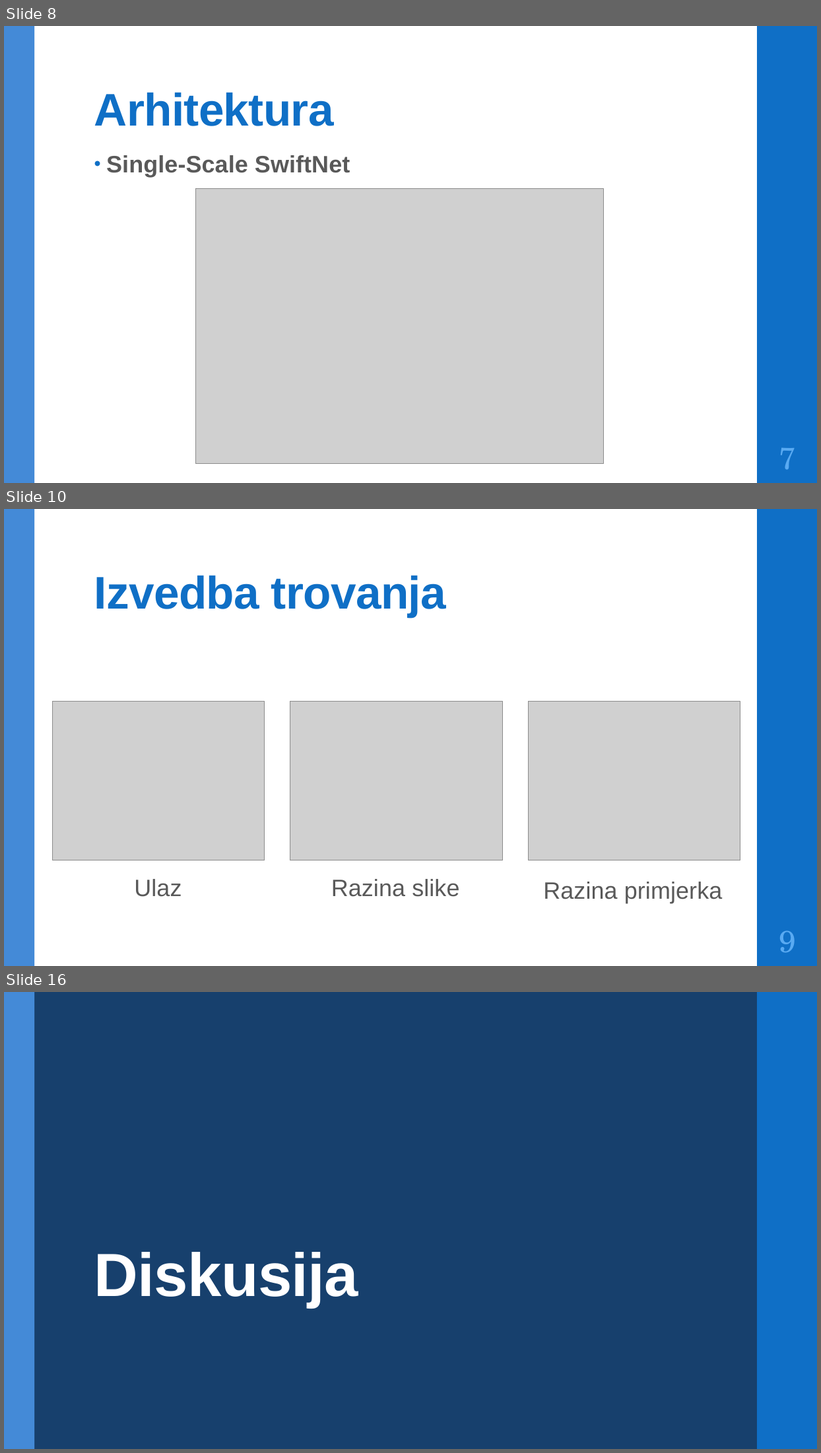
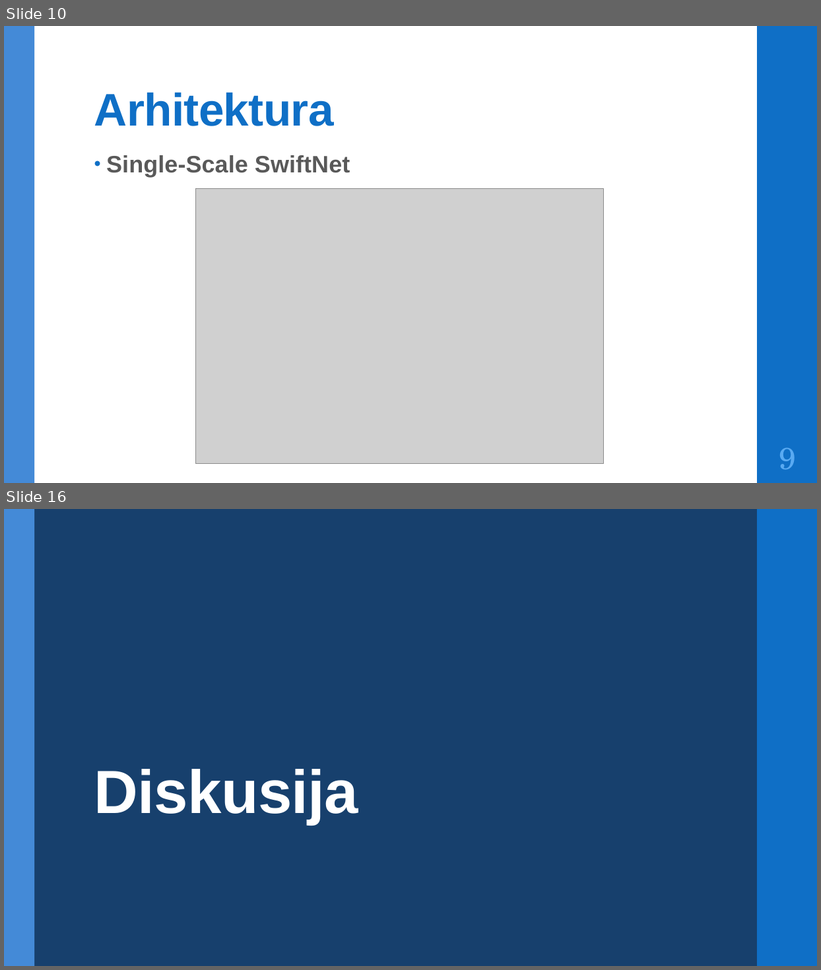
Before and after one commit to DomJamb/Seminar, a slide deck: Dokumentacija/Prezentacija/Trojanski napadi na modele za semantičku segmentaciju.pptx. Shown one above the other, each under a label of ours: slides 8, 10 and 16 before the commit, slides 10 and 16 after it; the slides between them are not shown. The pictures are 821x1453 and 821x970 pixels, drawn with LibreOffice and Linux fonts; fonts in the diff are those of the drawing; grey boxes stand for pictures. Boxes give left, top, right and bottom in pixels: in the first picture for what was removed or moved away, otherwise in the second. Text is boxed around its words. In the diff, an @@ line names an element or a change of style, - is before the commit and + after.

```diff
--- a/Dokumentacija/Prezentacija/Trojanski napadi na modele za semantičku segmentaciju.pptx
+++ b/Dokumentacija/Prezentacija/Trojanski napadi na modele za semantičku segmentaciju.pptx
@@ slide 10 removed at bbox=[4, 509, 817, 966], background #FFFFFF; not listed: 2 template elements that a slide beside it also shows @@
@@ title removed at bbox=[94, 575, 446, 617] @@
-Izvedba trovanja
@@ picture removed at bbox=[52, 702, 265, 861] @@
@@ picture removed at bbox=[290, 702, 504, 861] @@
@@ picture removed at bbox=[529, 702, 741, 861] @@
@@ text removed at bbox=[134, 879, 182, 897] @@
-Ulaz
@@ text removed at bbox=[331, 879, 459, 897] @@
-Razina slike
@@ text removed at bbox=[543, 882, 722, 904] @@
-Razina primjerka
@@ page number removed at bbox=[779, 931, 796, 953] @@
-9
@@ what was slide 8 is now slide 10 @@
@@ page number at bbox=[779, 448, 796, 470]: text changed @@
-7
+9
```
Also in this commit, not shown: 5 slides changed, 4 slides added, 3 other slides removed, 3 other files.
